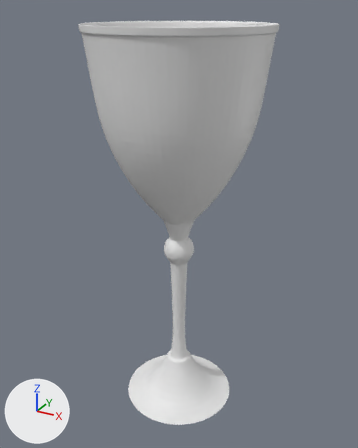
What one commit did to the Blender file Assets/Models/goblet_1.blend.
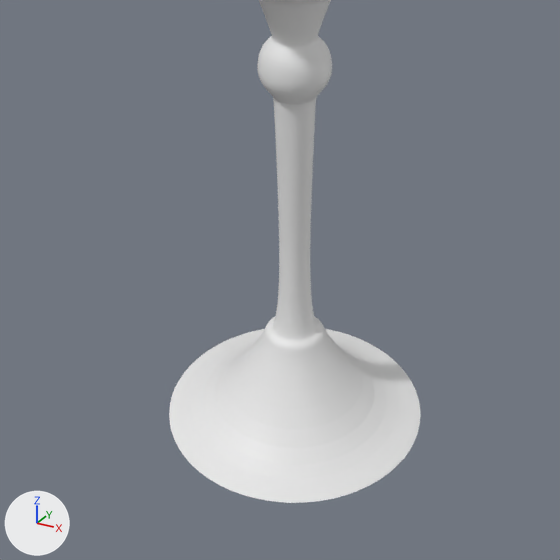
The first picture shows the older version from a 50 mm lens placed at (8.49, -15.47, 15.76), pointed at (-0.1, 0.13, 7.96). The close-ups show both versions on the part from 17% to 80% of the width and 50% to 100% of the height of that picture. Arrows for +X, +Y and +Z are at lower left; the lights stay in place.
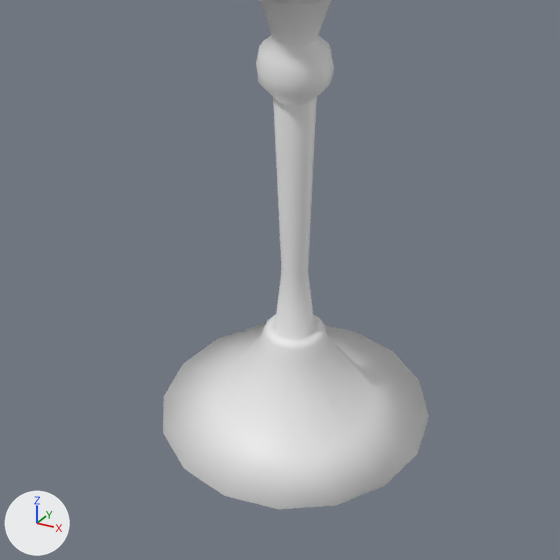
What the commit changed:
me_cylinder_001 has 544 vertices, 530 faces and spans x -1.15..1.13, y -1.14..1.14, z -1.0..1.0.
me_cylinder_001 is used by ob_cylinder; location (0.0, 0.0, 7.62); scale (2.93, 2.93, 7.63).
me_cylinder_001 part 1: all faces are now shaded smooth (530 of 530 changed).
Object 'Cylinder' (ob_cylinder) loses its SUBSURF modifier named 'Subsurf'.
Modifier setting removed (it was levels = 4).
Modifier setting removed (it was render_levels = 4).

Pixel boxes (x1, y1, x2, y2) of what changed, in the close-ups (560 x 560 px):
'Cylinder', modifiers changed: before (169, 0, 421, 503); after (163, 0, 429, 509)
